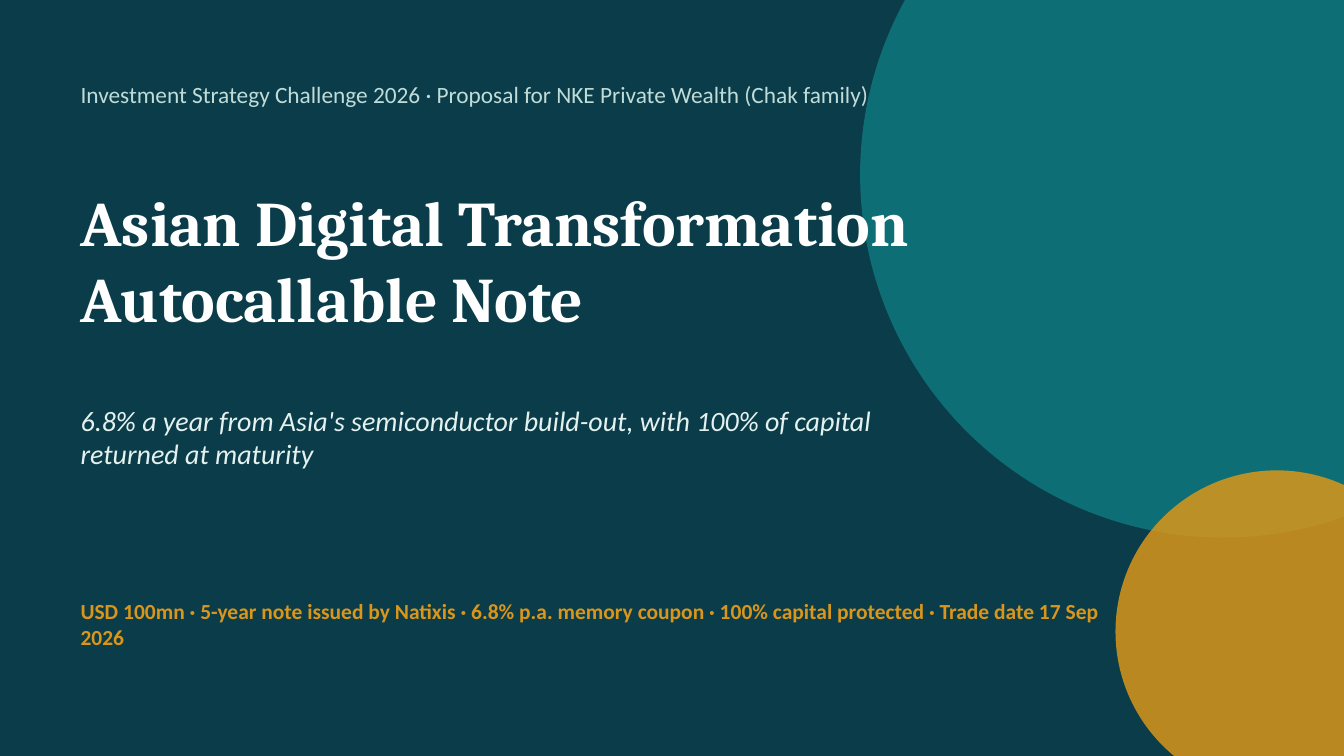
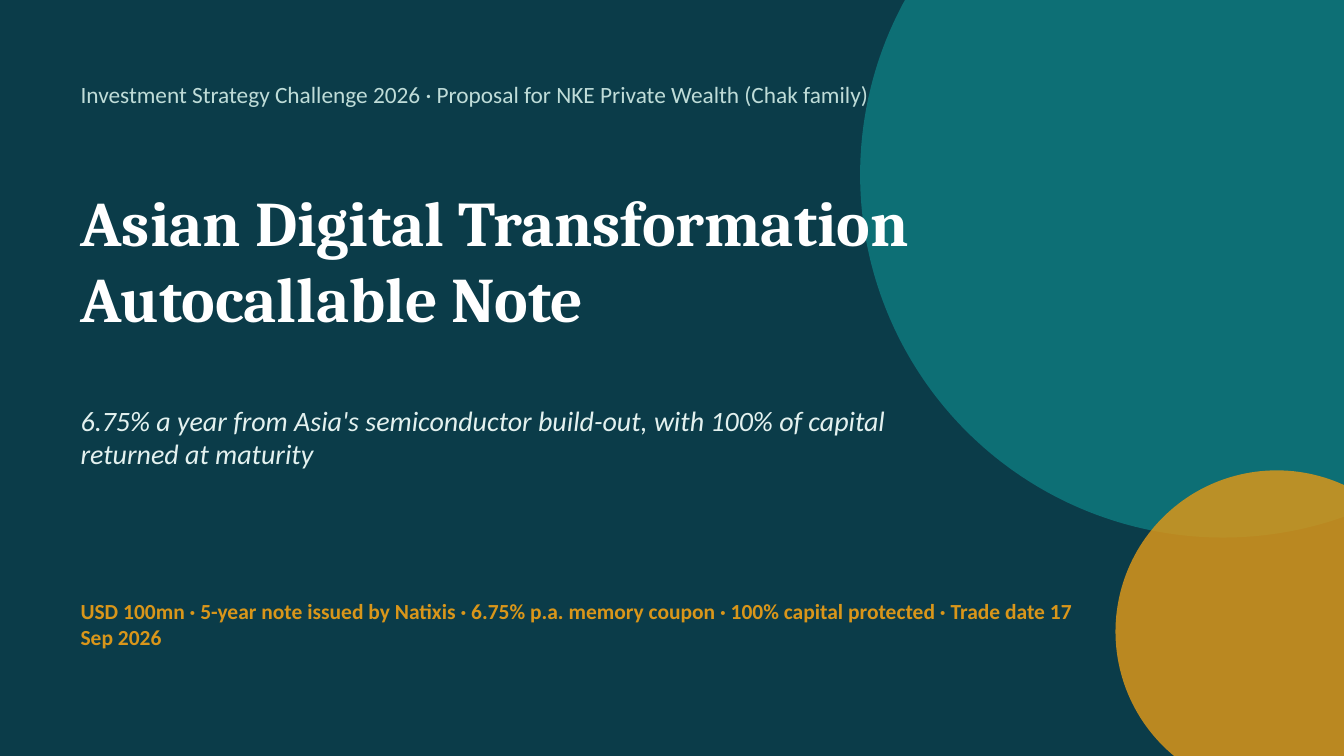
Before and after one commit to benjaminlhl/natixis-case-comp, a slide deck: slide 1 of deck/Asian-Digital-Autocallable-Note.pptx. Drawn at 1344x756 pixels with LibreOffice and Linux fonts; fonts in the diff are those of the drawing. Boxes give left, top, right and bottom in pixels: in the first picture for what was removed or moved away, otherwise in the second. Text is boxed around its words. In the diff, an @@ line names an element or a change of style, - is before the commit and + after.

```diff
--- a/deck/Asian-Digital-Autocallable-Note.pptx
+++ b/deck/Asian-Digital-Autocallable-Note.pptx
@@ text at box(81, 411, 884, 469): text changed @@
-6.8% a year from Asia's semiconductor build-out, with 100% of capital returned at maturity
+6.75% a year from Asia's semiconductor build-out, with 100% of capital returned at maturity
@@ text at box(81, 604, 1072, 649): text changed @@
-USD 100mn · 5-year note issued by Natixis · 6.8% p.a. memory coupon · 100% capital protected · Trade date 17 Sep 2026
+USD 100mn · 5-year note issued by Natixis · 6.75% p.a. memory coupon · 100% capital protected · Trade date 17 Sep 2026
```
Also in this commit, not shown: 13 other slides changed, 7 other files.
